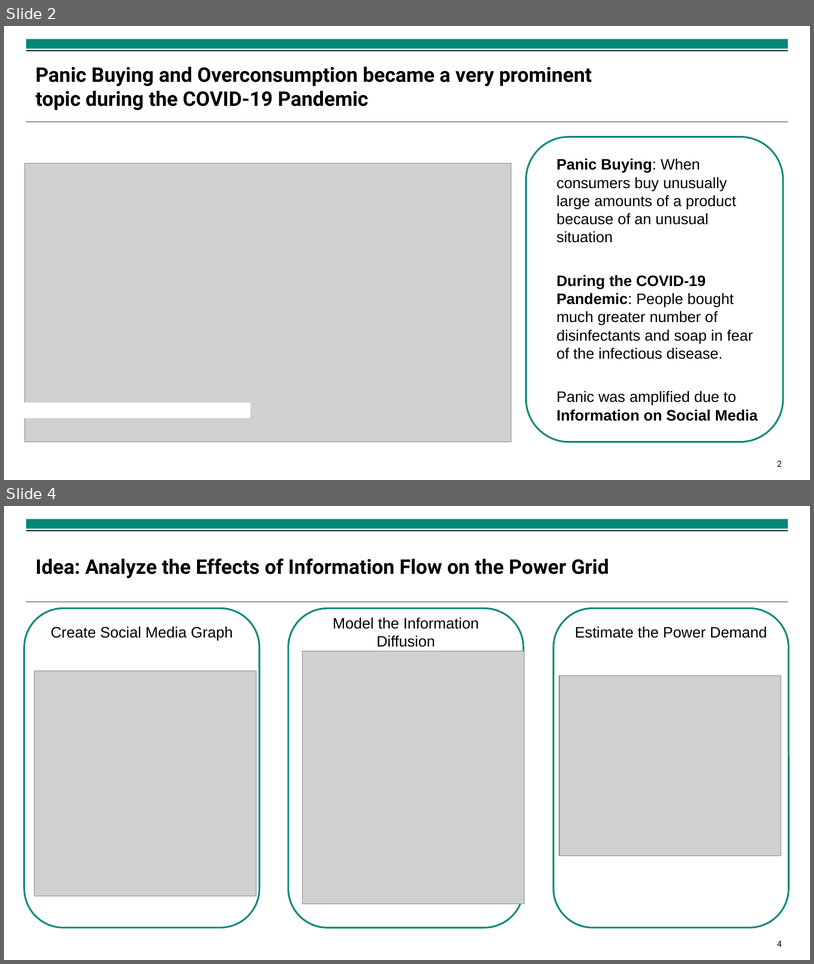
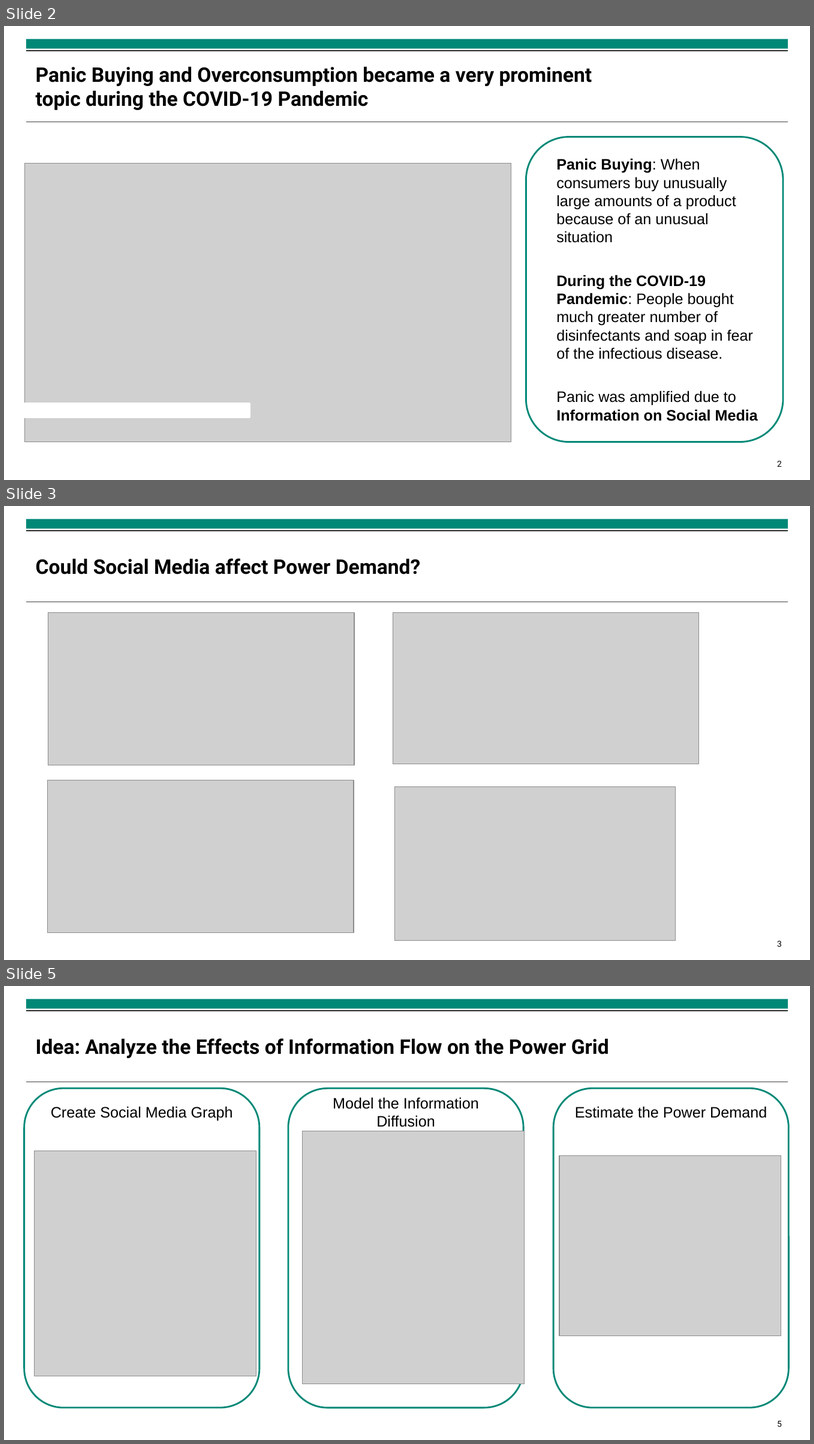
Before and after one commit to isabella-grieser/Modeling-and-Monitoring-Social-Media-Dynamics-to-predict-Electricity-Demand-Peaks, a slide deck: presentations/Finale Präsentation.pptx. Shown one above the other, each under a label of ours: slides 2 and 4 before the commit, slides 2, 3 and 5 after it; the slides between them are not shown. The pictures are 814x964 and 814x1444 pixels, drawn with LibreOffice and Linux fonts; fonts in the diff are those of the drawing; grey boxes stand for pictures; background and template pictures are left out. Boxes give left, top, right and bottom in pixels: in the first picture for what was removed or moved away, otherwise in the second. Text is boxed around its words. In the diff, an @@ line names an element or a change of style, - is before the commit and + after.

```diff
--- a/presentations/Finale Präsentation.pptx
+++ b/presentations/Finale Präsentation.pptx
@@ slide 3 added at bbox=[4, 506, 810, 960], background #FFFFFF; not listed: 4 template elements that a slide beside it also shows @@
@@ title added at bbox=[36, 558, 421, 574], 24 pt, text #000000, bold @@
+Could Social Media affect Power Demand?
@@ picture added at bbox=[48, 612, 355, 765] @@
@@ picture added at bbox=[393, 612, 699, 764] @@
@@ picture added at bbox=[48, 780, 354, 933] @@
@@ picture added at bbox=[395, 787, 676, 940] @@
@@ rectangle added at bbox=[21, 883, 249, 897], fill #FFFFFF, outline #FFFFFF 2 pt @@
@@ what was slide 4 is now slide 5 @@
@@ page number at bbox=[777, 1420, 782, 1426]: text changed @@
-4
+5
```
Also in this commit, not shown: 4 slides changed, 9 other files.
